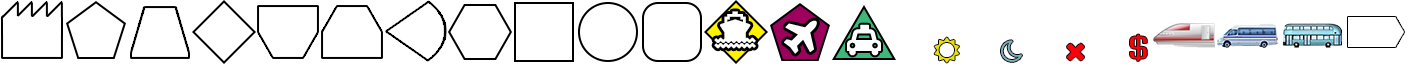
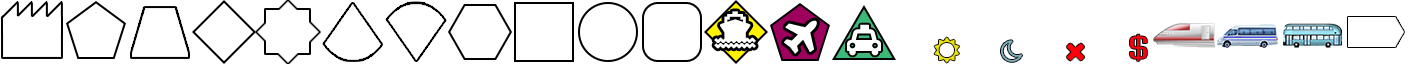
Revision of a layered w=1408, h=64 image; what changed, layer by layer:
renamed "Polygon 5 copy" to "Polygon 1 copy 2", moved it above "Polygon 1 copy", painted on it over [256,0,320,64]
renamed "Polygon 5" to "Layer 4 copy", moved it above "Layer 4", painted on it over [322,3,382,61]
painted on "Layer 4" over [386,1,446,61]
